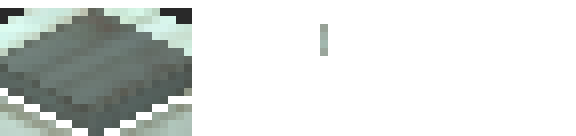
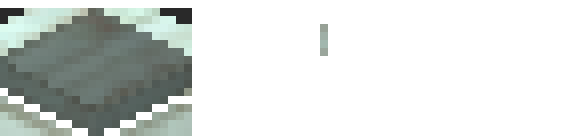
Layer changes from the first (576, 136) image to the second:
painted on "Pasted Layer" over [0, 40, 104, 112]
